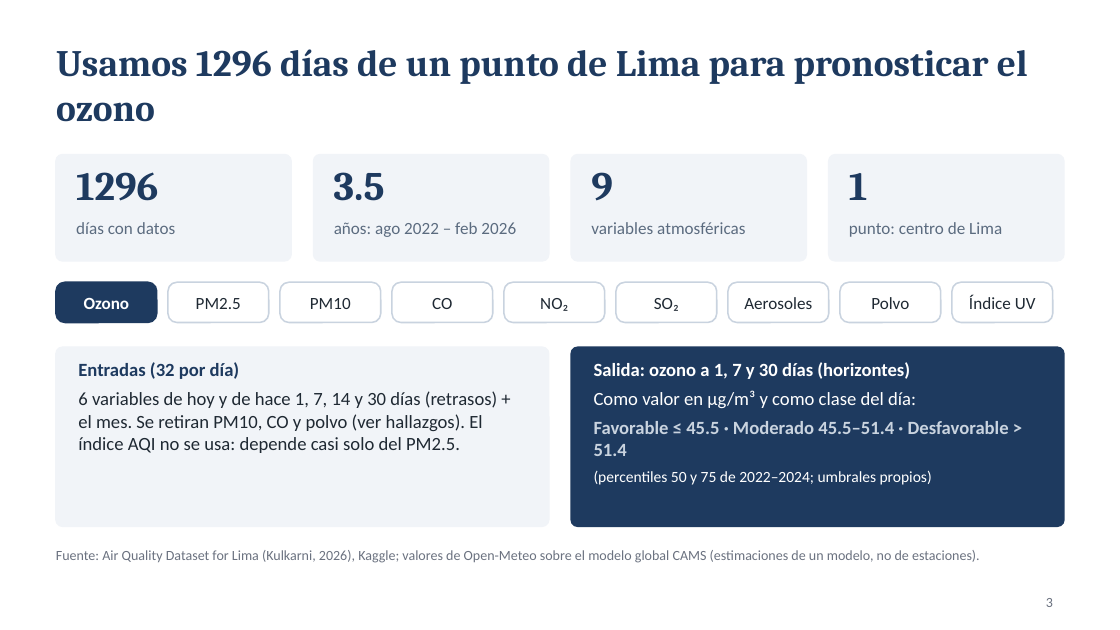
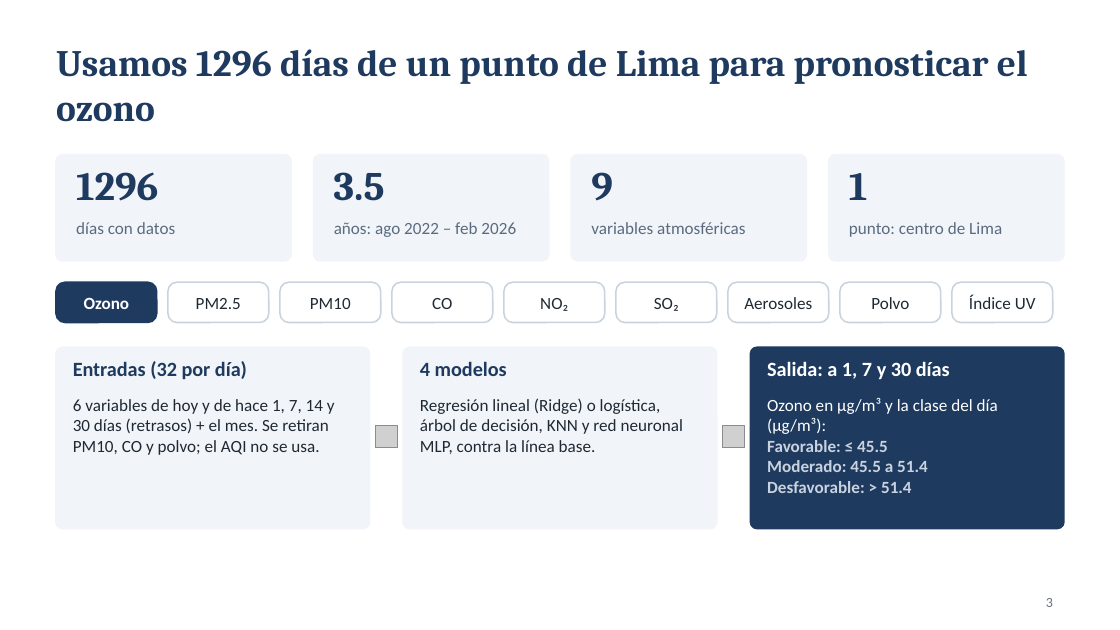
Before and after one commit to pablohuayta/prediccion-ozono-lima, a slide deck: slide 3 of Grupo7-TA-Exposicion.pptx. Drawn at 1120x630 pixels with LibreOffice and Linux fonts; fonts in the diff are those of the drawing; grey boxes stand for pictures. Boxes give left, top, right and bottom in pixels: in the first picture for what was removed or moved away, otherwise in the second. Text is boxed around its words. In the diff, an @@ line names an element or a change of style, - is before the commit and + after.

```diff
--- a/Grupo7-TA-Exposicion.pptx
+++ b/Grupo7-TA-Exposicion.pptx
@@ rounded rectangle: place and size @@
-rounded rectangle at [56, 347, 549, 526]
+rounded rectangle at [56, 347, 370, 529]
@@ rounded rectangle added at [403, 347, 717, 529], fill #F1F4F8, outline #F1F4F8 1 pt @@
@@ rounded rectangle: place and size @@
-rounded rectangle at [571, 347, 1064, 526]
+rounded rectangle at [750, 347, 1064, 529]
@@ text added at [73, 361, 247, 379], 13 pt, text #1E3A5F, bold @@
+Entradas (32 por día)
@@ text added at [420, 361, 507, 376], 13 pt, text #1E3A5F, bold @@
+4 modelos
@@ text added at [767, 361, 950, 379], 13 pt, text #FFFFFF, bold @@
+Salida: a 1, 7 y 30 días
@@ text at [73, 399, 335, 455]: text changed; size 12 to 11 pt @@
-Entradas (32 por día)
-6 variables de hoy y de hace 1, 7, 14 y 30 días (retrasos) + el mes. Se retiran PM10, CO y polvo (ver hallazgos). El índice AQI no se usa: depende casi solo del PM2.5.
+6 variables de hoy y de hace 1, 7, 14 y 30 días (retrasos) + el mes. Se retiran PM10, CO y polvo; el AQI no se usa.
@@ text added at [420, 398, 683, 454], 11 pt, text #1F2933 @@
+Regresión lineal (Ridge) o logística, árbol de decisión, KNN y red neuronal MLP, contra la línea base.
@@ text at [767, 398, 998, 493]: text changed; size 12 to 11 pt; text colour #FFFFFF to #C9D3DF @@
-Salida: ozono a 1, 7 y 30 días (horizontes)
-Como valor en µg/m³ y como clase del día:
-Favorable ≤ 45.5 · Moderado 45.5–51.4 · Desfavorable > 51.4
-(percentiles 50 y 75 de 2022–2024; umbrales propios)
+Ozono en µg/m³ y la clase del día (µg/m³):
+Favorable: ≤ 45.5
+Moderado: 45.5 a 51.4
+Desfavorable: > 51.4
@@ picture added at [375, 426, 398, 448] @@
@@ picture added at [722, 426, 745, 448] @@
@@ text removed at [56, 550, 980, 563] @@
-Fuente: Air Quality Dataset for Lima (Kulkarni, 2026), Kaggle; valores de Open-Meteo sobre el modelo global CAMS (estimaciones de un modelo, no de estaciones).
```
Also in this commit, not shown: 1 other slide changed.
